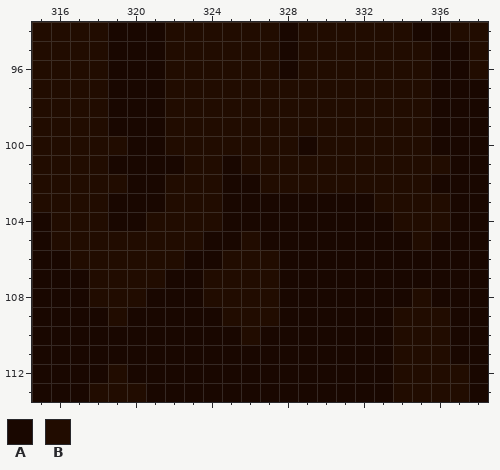
A pixel-art file gets an edit: Amity Chain (Art Files)/Digital Art/Sprites/Rooms/Project Files/Centralia Field/Room_CentraliaField_DownLeft_Room4.aseprite. Above: the version before the commit.
720x240 pixels, 1 frame. Colours within 5 levels of each other are drawn and written as one. Shown: x 315..338, y 94..113. The commit also changed other parts of the picture, which this record leaves out.
Visible layers, top first: "Player", "Crack", "Rocks", "ToolsHoles", "Cliff Top", "Cliff Shading", "Cliff", "Path", "Dirt Particles", "Sand Particles", "Ground Detail" opacity 47%, "Floor FR this Time", "Floor".
Palette (. is transparent): A #190700  B #210c00
Pixels before, first column x 315:
 94 BBBBAAABBBBBBABBBBBBAABB
 95 BBBBAAABBBBBBABBBBBBBAAB
 96 BBBBAAABBBBBBABBBBBBBAAB
 97 BBBBAAABBBBBBBBBBBBBBAAA
 98 BBBBAAABBBBBBBBBBBBBBAAA
 99 BBBBAAABBBBBBBBBBBBBBAAA
100 BBBBBAABBBBBBBABBBBBBAAA
101 BBBBAAAABBABBBBBBBBBBBAA
102 BBBBBAABBBAABBBBBBBBBAAA
103 BBBBAAABBBAAAAAAAABBBBAA
104 ABBBAABBBBAAAAAAAAABBBAA
105 ABBBBBBBBAABAAAAAAAABAAA
106 AABBBBBBAABBBAAAAAAAAAAA
107 AAABBBBAABBBBAAAAAAAAAAA
108 AAABBBAAABBBBAAAAAAABAAA
109 AAAABAAAAABBBAAAAAABBBAA
110 AAAAAAAAAAABAAAAAAABBBAA
111 AAAAAAAAAAAAAAAAAAABBBAA
112 AAAABAAAAAAAAAAAAAABBBBA
113 AAABBBAAAAAAAAAAAAABBBBA
The result:
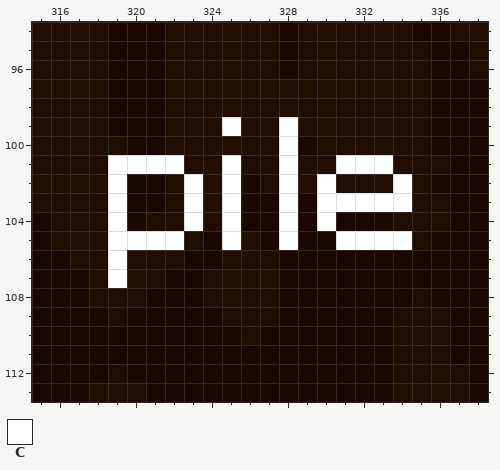
Colours new in this view: C #ffffff
What changed:
{"change": "layer \"Notes\" added"}
{"where": "layer \"Notes\""}
{"y":99,"x":325,"old":"B","new":"C"}
{"y":99,"x":328,"old":"B","new":"C"}
{"y":100,"x":328,"old":"B","new":"C"}
{"y":101,"x":319,"old":"AAAA","new":"CCCC"}
{"y":101,"x":325,"old":"A","new":"C"}
{"y":101,"x":328,"old":"B","new":"C"}
{"y":101,"x":331,"old":"BBB","new":"CCC"}
{"y":102,"x":319,"old":"B","new":"C"}
{"y":102,"x":323,"old":"B","new":"C"}
{"y":102,"x":325,"old":"A","new":"C"}
{"y":102,"x":328,"old":"B","new":"C"}
{"y":102,"x":330,"old":"B","new":"C"}
{"y":102,"x":334,"old":"B","new":"C"}
{"y":103,"x":319,"old":"A","new":"C"}
{"y":103,"x":323,"old":"B","new":"C"}
{"y":103,"x":325,"old":"A","new":"C"}
{"y":103,"x":328,"old":"A","new":"C"}
{"y":103,"x":330,"old":"AAABB","new":"CCCCC"}
{"y":104,"x":319,"old":"A","new":"C"}
{"y":104,"x":323,"old":"B","new":"C"}
{"y":104,"x":325,"old":"A","new":"C"}
{"y":104,"x":328,"old":"A","new":"C"}
{"y":104,"x":330,"old":"A","new":"C"}
{"y":105,"x":319,"old":"BBBB","new":"CCCC"}
{"y":105,"x":325,"old":"A","new":"C"}
{"y":105,"x":328,"old":"A","new":"C"}
{"y":105,"x":331,"old":"AAAA","new":"CCCC"}
{"y":106,"x":319,"old":"B","new":"C"}
{"y":107,"x":319,"old":"B","new":"C"}
{"label":"changed","picture_box":[108,117,412,288]}
